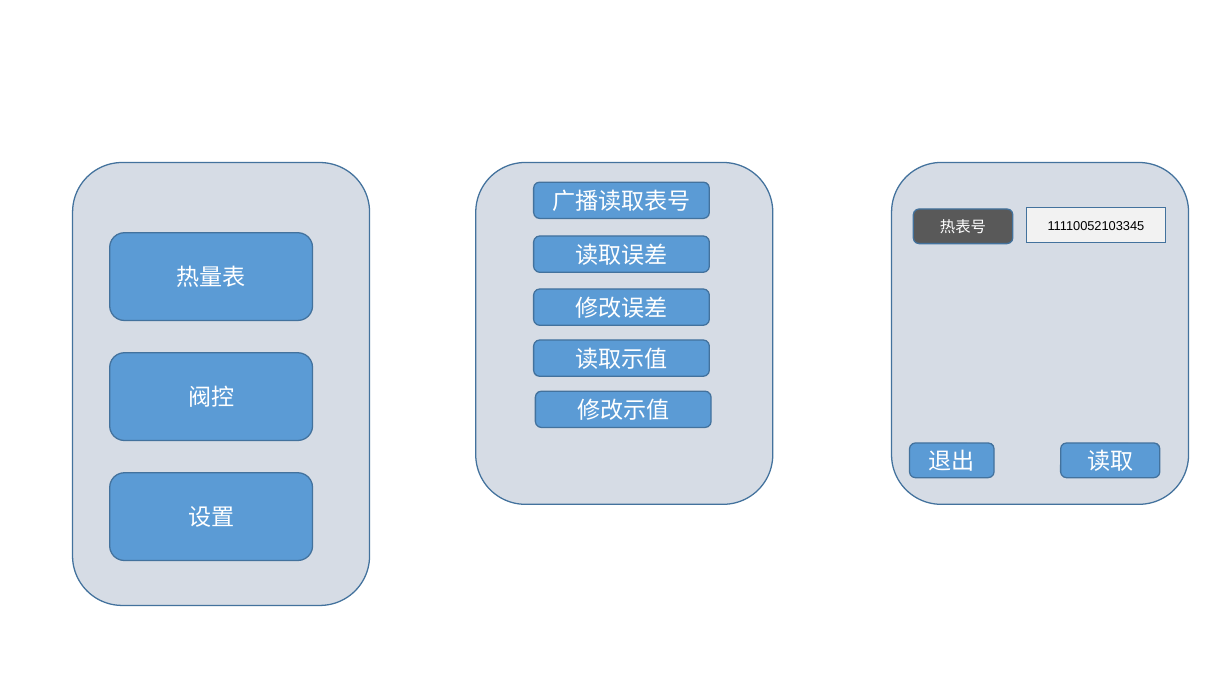
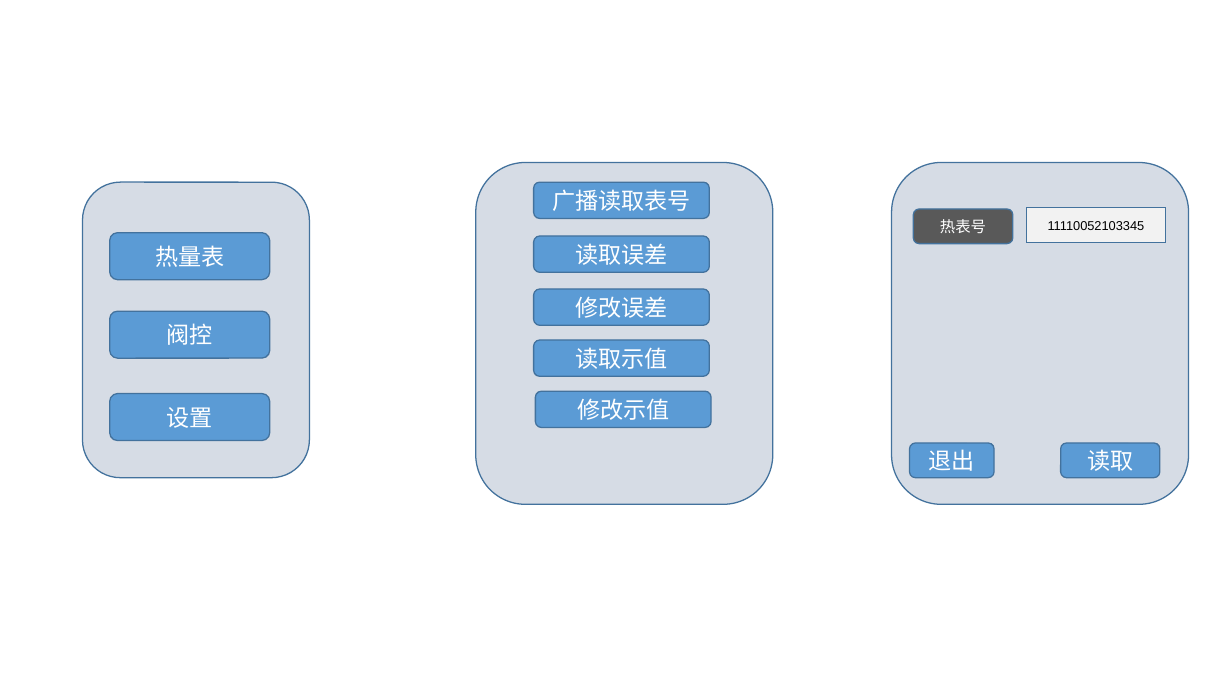
Before and after one commit to flimmy78/HandDevice, a slide deck: slide 9 of docs/design/界面设计.pptx. Drawn at 1232x693 pixels with LibreOffice and Linux fonts; fonts in the diff are those of the drawing. Boxes give left, top, right and bottom in pixels: in the first picture for what was removed or moved away, otherwise in the second. Text is boxed around its words. In the diff, an @@ line names an element or a change of style, - is before the commit and + after.

```diff
--- a/docs/design/界面设计.pptx
+++ b/docs/design/界面设计.pptx
@@ rounded rectangle: place and size @@
-rounded rectangle at box(73, 163, 370, 605)
+rounded rectangle at box(82, 182, 310, 478)
@@ rounded rectangle "热量表": place and size @@
-rounded rectangle "热量表" at box(110, 233, 313, 321)
+rounded rectangle "热量表" at box(110, 233, 270, 280)
@@ rounded rectangle "阀控": place and size @@
-rounded rectangle "阀控" at box(110, 353, 313, 441)
+rounded rectangle "阀控" at box(110, 311, 270, 359)
@@ rounded rectangle "设置": place and size @@
-rounded rectangle "设置" at box(110, 473, 313, 561)
+rounded rectangle "设置" at box(110, 394, 270, 441)
```
Also in this commit, not shown: 6 other files.
